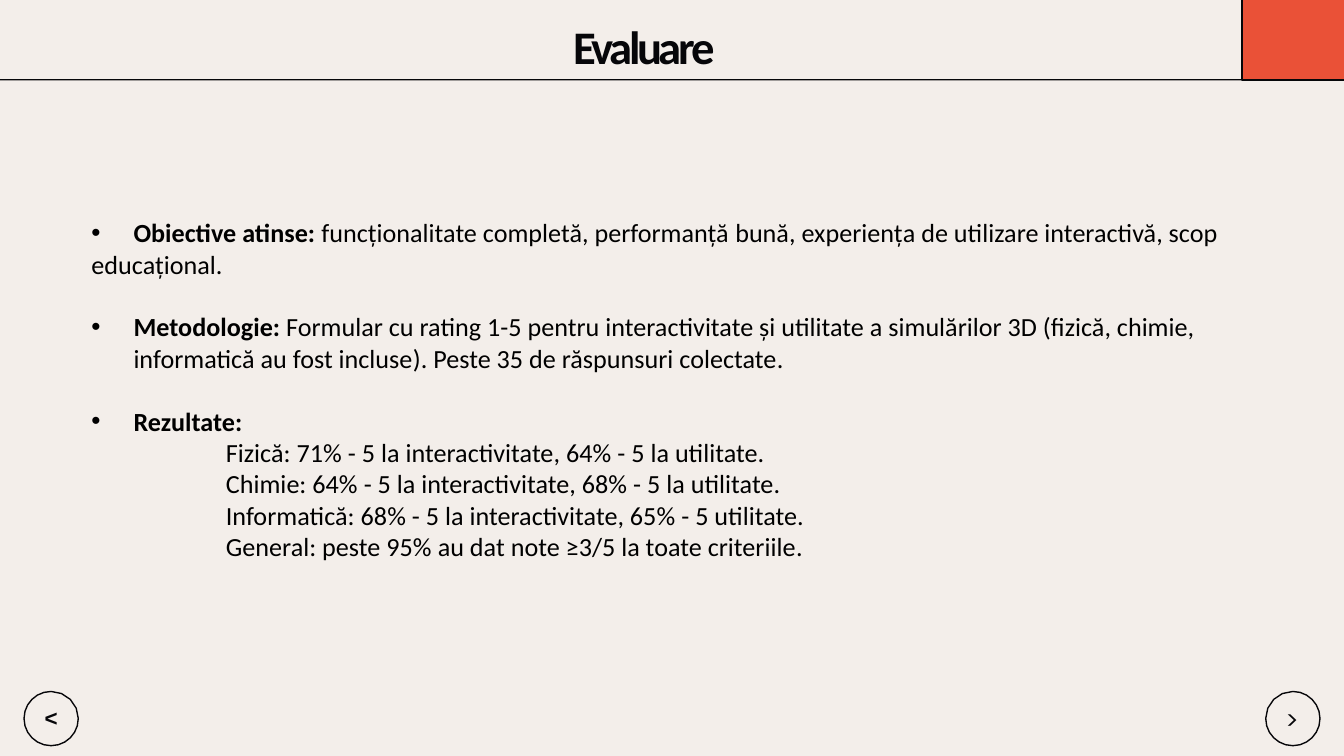
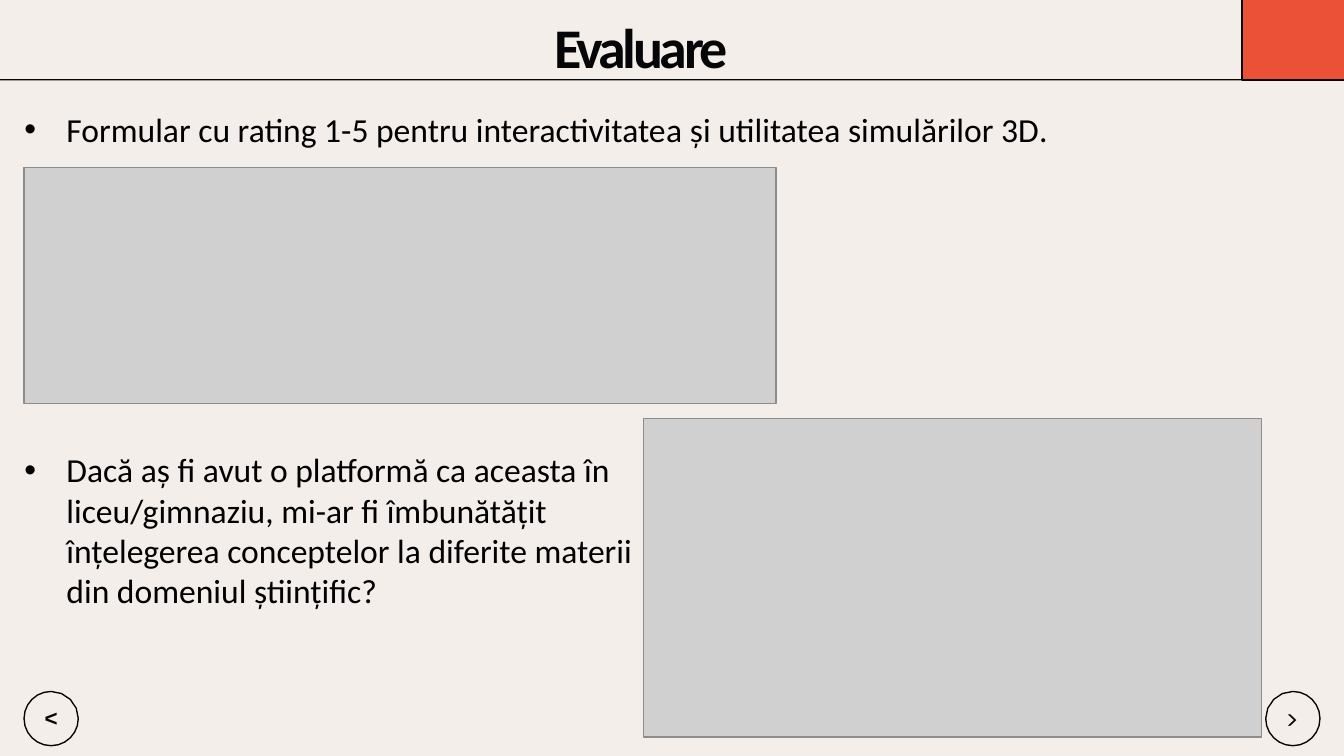
Before and after one commit to Dragomir1401/VisioScience-3D, a slide deck: slide 13 of Roadmap/scss/Prezentare_Final_Dragomir_Andrei.pptx. Drawn at 1344x756 pixels with LibreOffice and Linux fonts; fonts in the diff are those of the drawing; grey boxes stand for pictures. Boxes give left, top, right and bottom in pixels: in the first picture for what was removed or moved away, otherwise in the second. Text is boxed around its words. In the diff, an @@ line names an element or a change of style, - is before the commit and + after.

```diff
--- a/Roadmap/scss/Prezentare_Final_Dragomir_Andrei.pptx
+++ b/Roadmap/scss/Prezentare_Final_Dragomir_Andrei.pptx
@@ text "Evaluare": place and size @@
-text "Evaluare" at [574,31,715,65]
+text "Evaluare" at [554,28,728,81]
@@ text "Evaluare" at [554,28,728,81]: size 25 to 30 pt @@
@@ text at [66,118,1047,148]: text changed; size 14 to 18 pt @@
-• Obiective atinse: funcționalitate completă, performanță bună, experiența de utilizare interactivă, scop
-educațional.
-• Metodologie: Formular cu rating 1-5 pentru interactivitate și utilitate a simulărilor 3D (fizică, chimie, informatică au fost incluse). Peste 35 de răspunsuri colectate.
-• Rezultate:
-    Fizică: 71% - 5 la interactivitate, 64% - 5 la utilitate.
-    Chimie: 64% - 5 la interactivitate, 68% - 5 la utilitate.
-    Informatică: 68% - 5 la interactivitate, 65% - 5 utilitate.
-    General: peste 95% au dat note ≥3/5 la toate criteriile.
+• Formular cu rating 1-5 pentru interactivitatea și utilitatea simulărilor 3D.
@@ picture added at [24,167,777,403] @@
@@ picture added at [644,418,1262,737] @@
@@ text added at [66,458,632,609], 18 pt, text #000000 @@
+• Dacă aș fi avut o platformă ca aceasta în liceu/gimnaziu, mi-ar fi îmbunătățit înțelegerea conceptelor la diferite materii din domeniul științific?
```
Also in this commit, not shown: 15 other slides changed.
